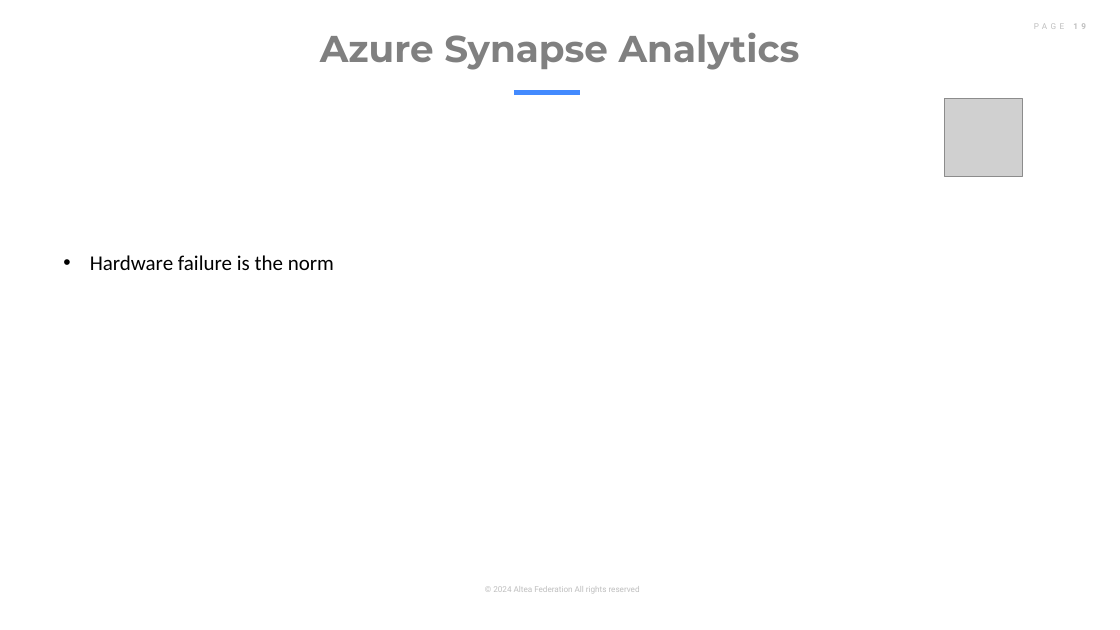
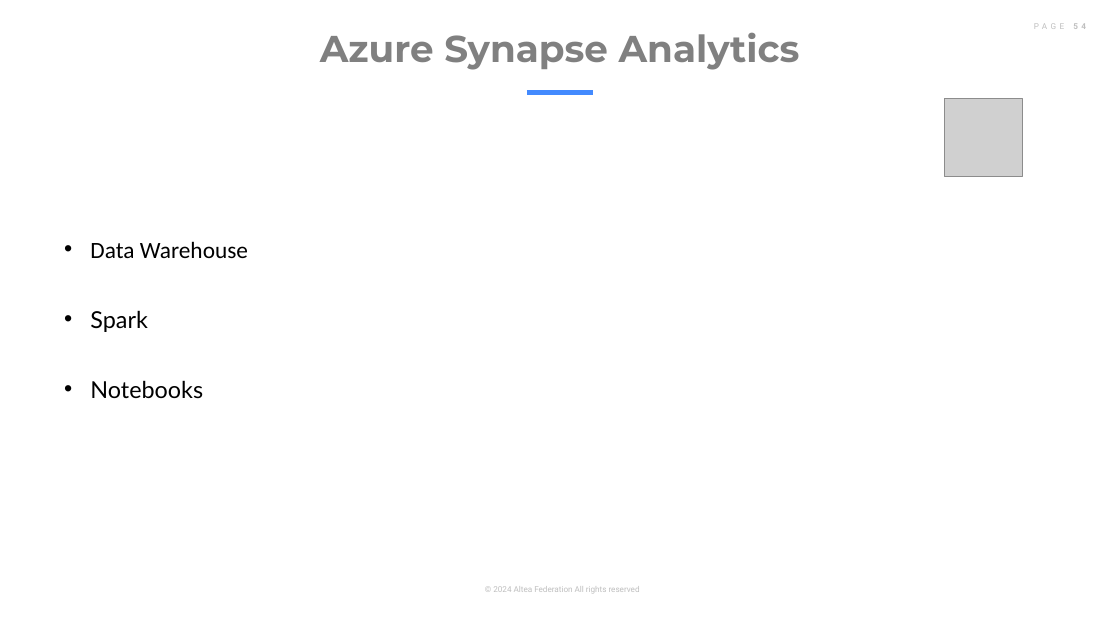
Before and after one commit to altea-abs/big-data-azure-intro, a slide deck: slide 54 of day_1/storage.pptx (slide 19 before the commit). Drawn at 1120x630 pixels with LibreOffice and Linux fonts; fonts in the diff are those of the drawing; grey boxes stand for pictures. Boxes give left, top, right and bottom in pixels: in the first picture for what was removed or moved away, otherwise in the second. Text is boxed around its words. In the diff, an @@ line names an element or a change of style, - is before the commit and + after.

```diff
--- a/day_1/storage.pptx
+++ b/day_1/storage.pptx
@@ line moved from (514, 92) - (581, 92) to (527, 92) - (593, 92) @@
@@ text at (90,241,248,399): text changed; size 18 to 20 pt; font Calibri to Lato @@
-• Hardware failure is the norm
+• Data Warehouse
+• Spark
+• Notebooks
```
Also in this commit, not shown: 18 other slides changed, 46 slides added, 11 slides removed, 6 other files.
